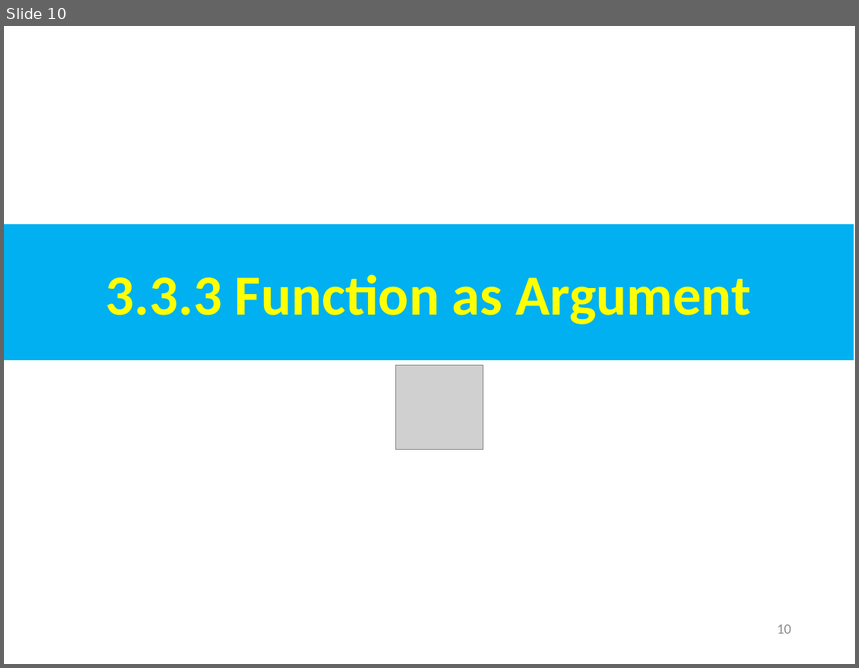
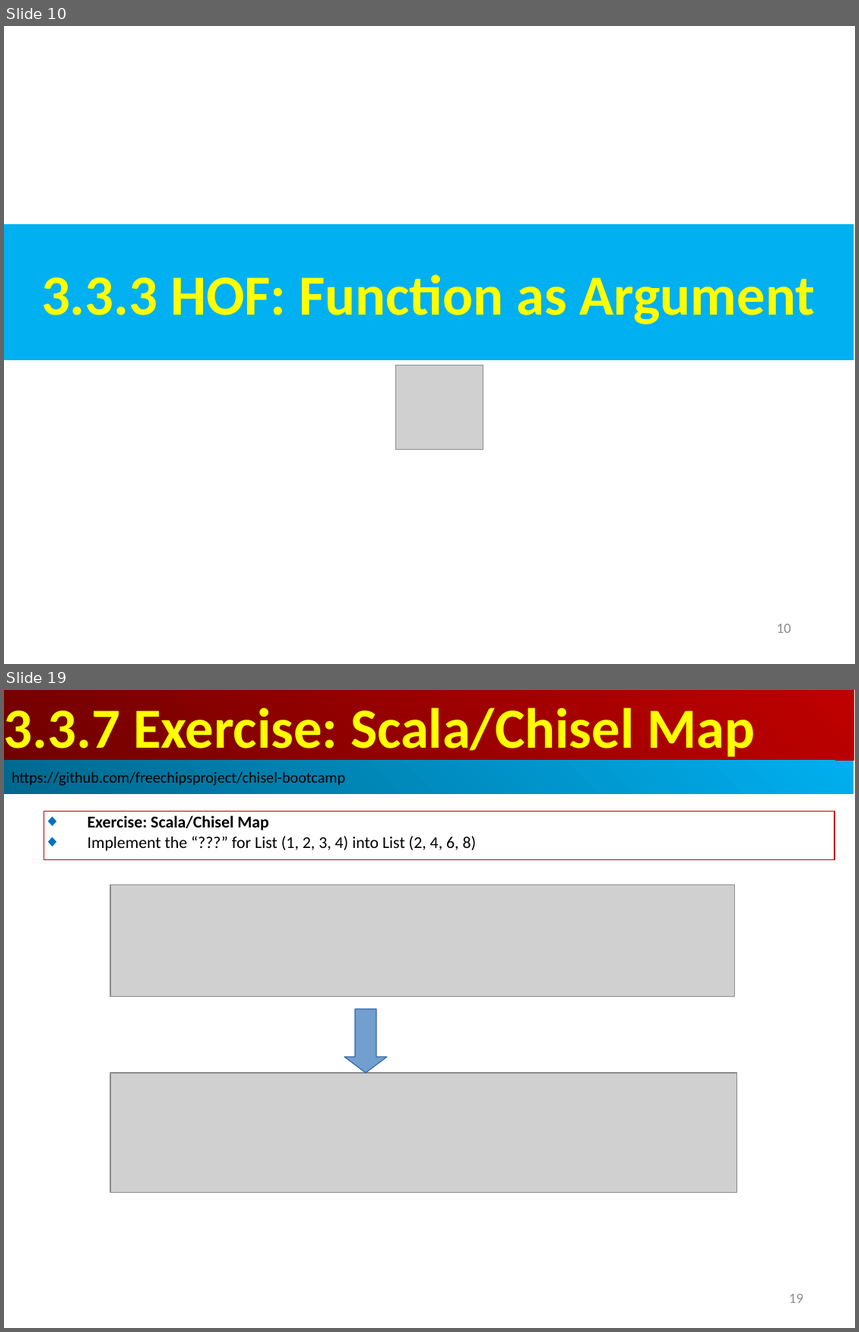
Before and after one commit to peterhchen/AIU_CS800_Chisel, a slide deck: 300_UCB_BC/003.3_HighOrderFunc/000_Video/003.3_HighOrderFunc.ppt. Shown one above the other, each under a label of ours: slide 10 before the commit, slides 10 and 19 after it; the slides between them are not shown. The pictures are 859x668 and 859x1332 pixels, drawn with LibreOffice and Linux fonts; fonts in the diff are those of the drawing; grey boxes stand for pictures. Boxes give left, top, right and bottom in pixels: in the first picture for what was removed or moved away, otherwise in the second. Text is boxed around its words. In the diff, an @@ line names an element or a change of style, - is before the commit and + after.

```diff
--- a/300_UCB_BC/003.3_HighOrderFunc/000_Video/003.3_HighOrderFunc.ppt
+++ b/300_UCB_BC/003.3_HighOrderFunc/000_Video/003.3_HighOrderFunc.ppt
@@ slide 19 added at box(4, 690, 855, 1328), background #FFFFFF @@
@@ rectangle added at box(4, 690, 854, 761), fill gradient #BF0000 to #710000, 48 pt, text #FFFF00, bold @@
+3.3.7 Exercise: Scala/Chisel Map
@@ rectangle added at box(4, 761, 854, 794), fill gradient #00AFEF to #00688E, 13 pt, text #000000 @@
+https://github.com/freechipsproject/chisel-bootcamp
@@ rectangle added at box(44, 811, 835, 860), outline #C00000 0.74 pt, 14 pt, text #000000 @@
+◆ Exercise: Scala/Chisel Map
+◆ Implement the “???” for List (1, 2, 3, 4) into List (2, 4, 6, 8)
@@ picture added at box(110, 885, 734, 996) @@
@@ down arrow added at box(344, 1009, 387, 1073), fill #729FCF, outline #3465A4 0.74 pt @@
@@ picture added at box(110, 1073, 737, 1193) @@
@@ page number added at box(789, 1294, 804, 1303), 12 pt, text #8B8B8B @@
+19
@@ slide 10 changed as well @@
@@ text in rectangle at box(41, 275, 816, 325): text changed @@
-3.3.3 Function as Argument
+3.3.3 HOF: Function as Argument
```
Also in this commit, not shown: 5 other slides changed, 21 other slides added.
